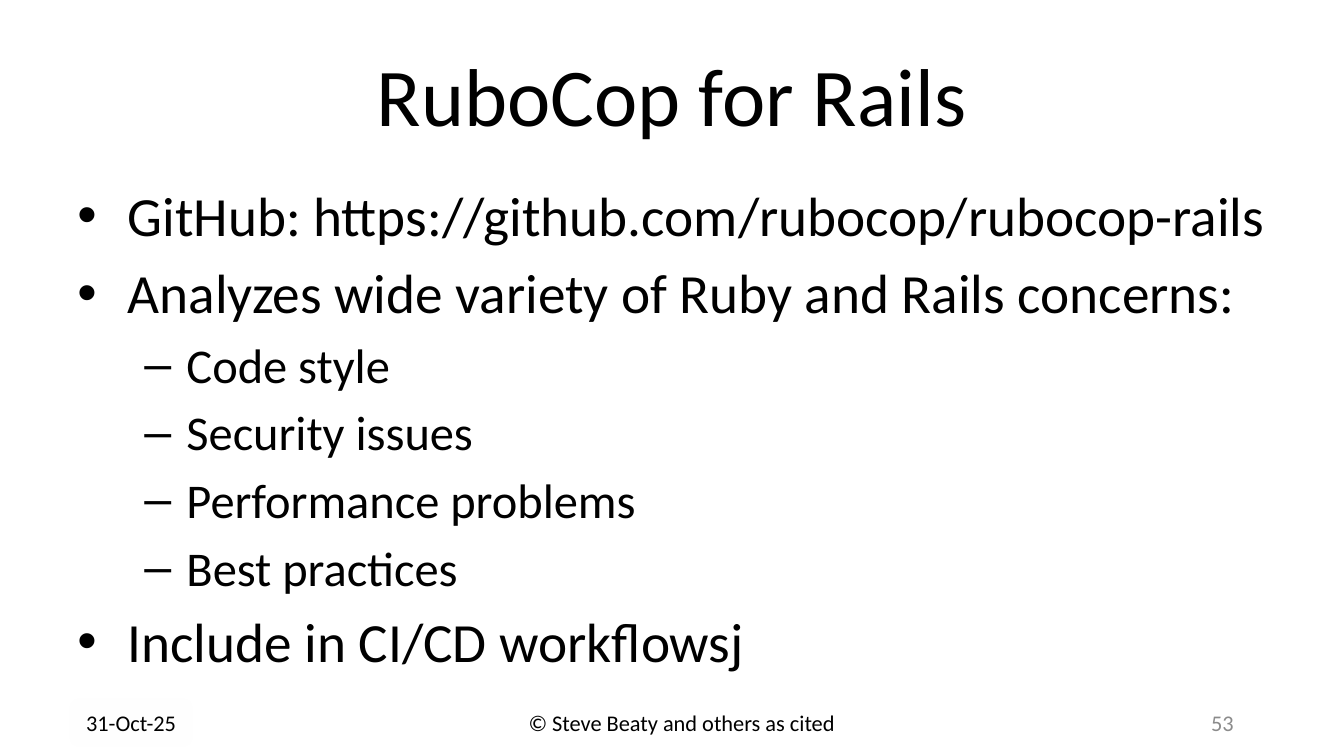
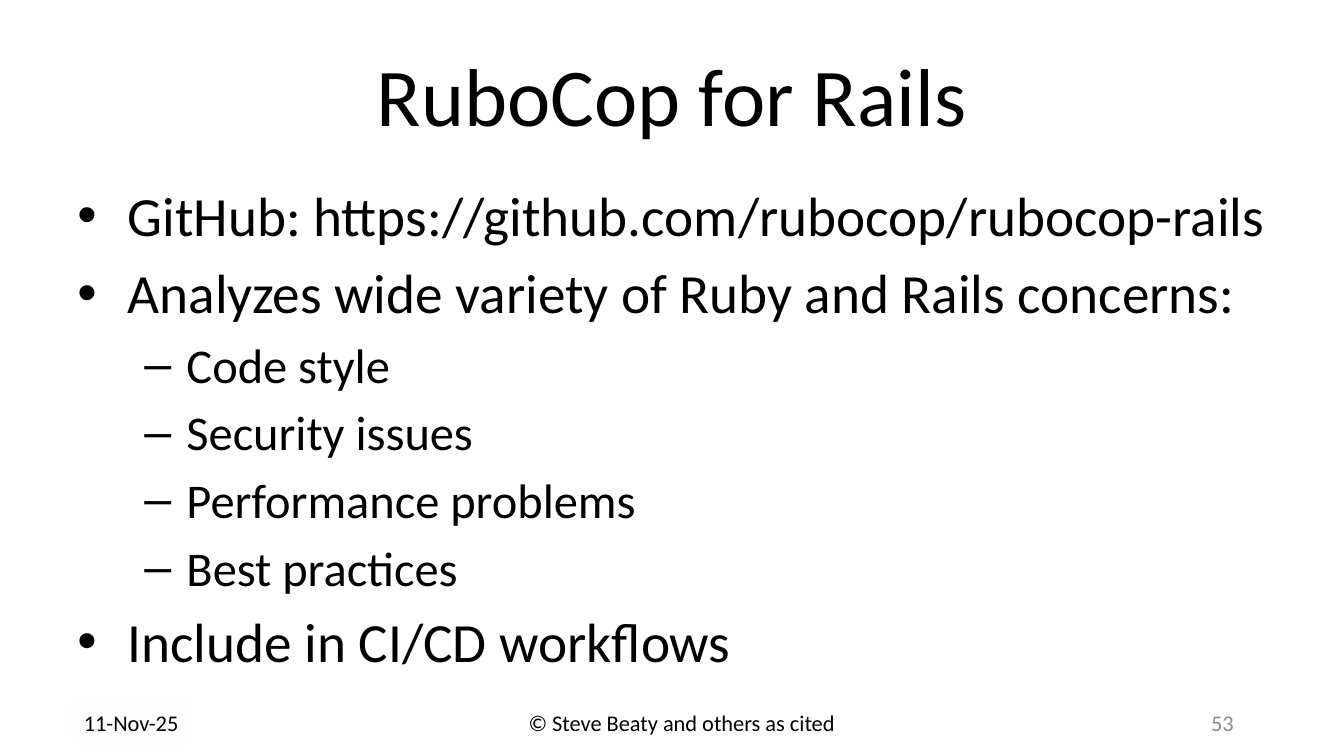
Before and after one commit to drb80/WebAppDev, a slide deck: slide 53 of Slides/Chapter06.pptx. Drawn at 1344x756 pixels with LibreOffice and Linux fonts; fonts in the diff are those of the drawing; background and template pictures are left out. Boxes give left, top, right and bottom in pixels: in the first picture for what was removed or moved away, otherwise in the second. Text is boxed around its words. In the diff, an @@ line names an element or a change of style, - is before the commit and + after.

```diff
--- a/Slides/Chapter06.pptx
+++ b/Slides/Chapter06.pptx
@@ text at box(128, 623, 730, 665): text changed @@
-• Include in CI/CD workflowsj
+• Include in CI/CD workflows
@@ text at box(84, 716, 179, 731): text changed @@
-31-Oct-25
+11-Nov-25
```
Also in this commit, not shown: 50 other slides changed, 41 slides added.
